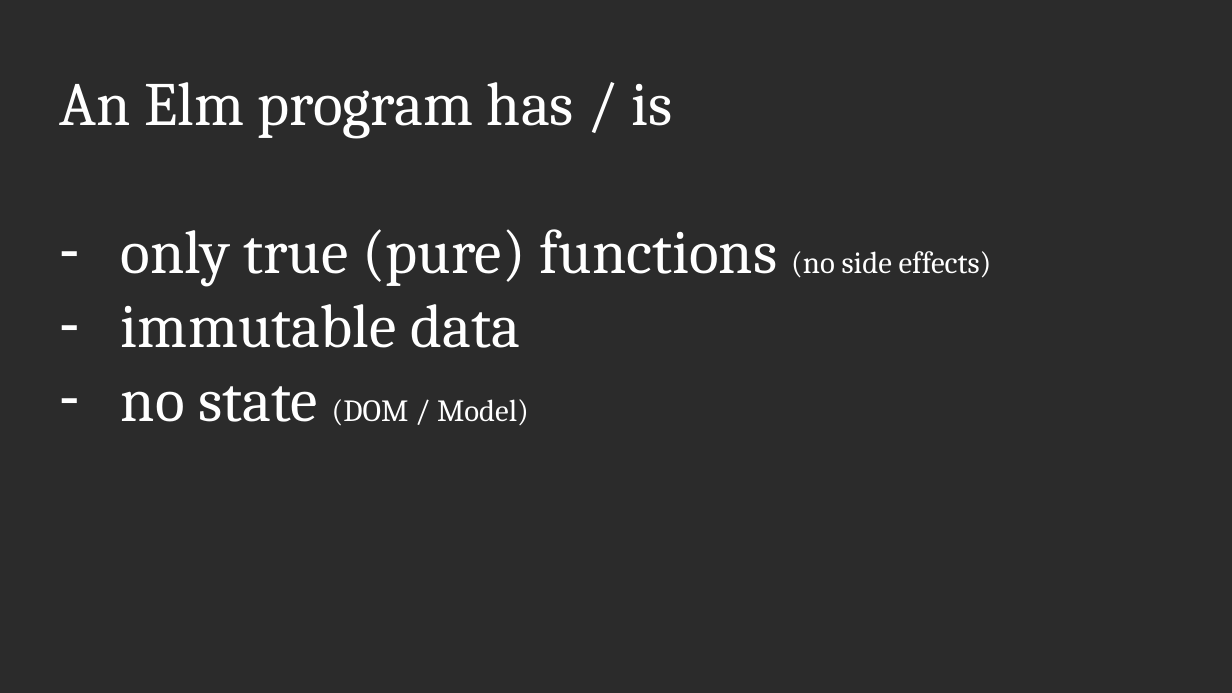
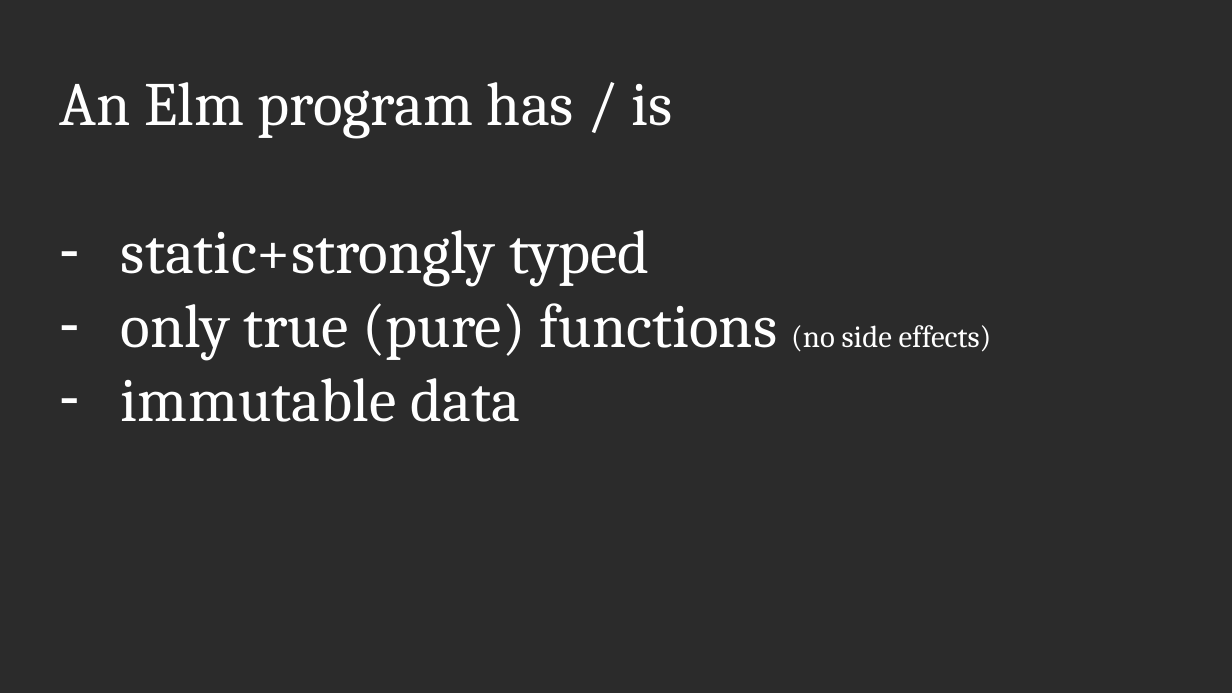
Before and after one commit to scameronde/elm-et2017, a slide deck: slide 20 of Elm.pptx (slide 16 before the commit). Drawn at 1232x693 pixels with LibreOffice and Linux fonts; fonts in the diff are those of the drawing; background and template pictures are left out; a plain dark background stands for a picture behind light text. Boxes give left, top, right and bottom in pixels: in the first picture for what was removed or moved away, otherwise in the second. Text is boxed around its words. In the diff, an @@ line names an element or a change of style, - is before the commit and + after.

```diff
--- a/Elm.pptx
+++ b/Elm.pptx
@@ text at [121, 230, 650, 287]: paragraph added @@
+– static+strongly typed
@@ text at [121, 386, 529, 425]: paragraph removed @@
-– no state (DOM / Model)
```
Also in this commit, not shown: 25 other slides changed, 9 slides added, 2 slides removed.
